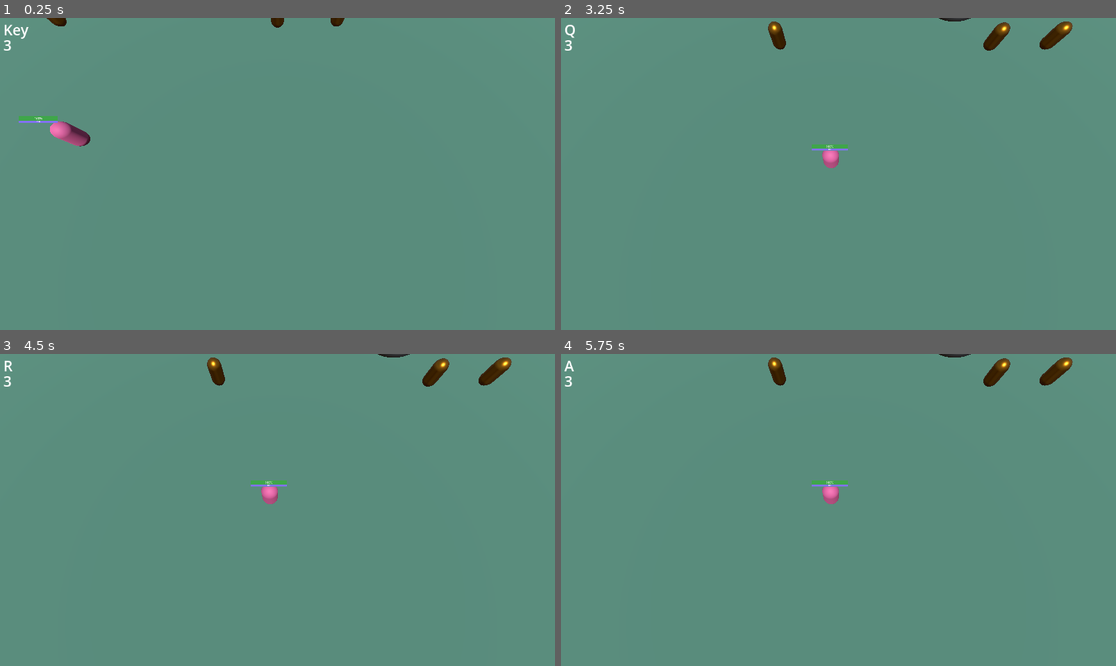
Above: before the commit, frames 1-4 (two rows, left to right).
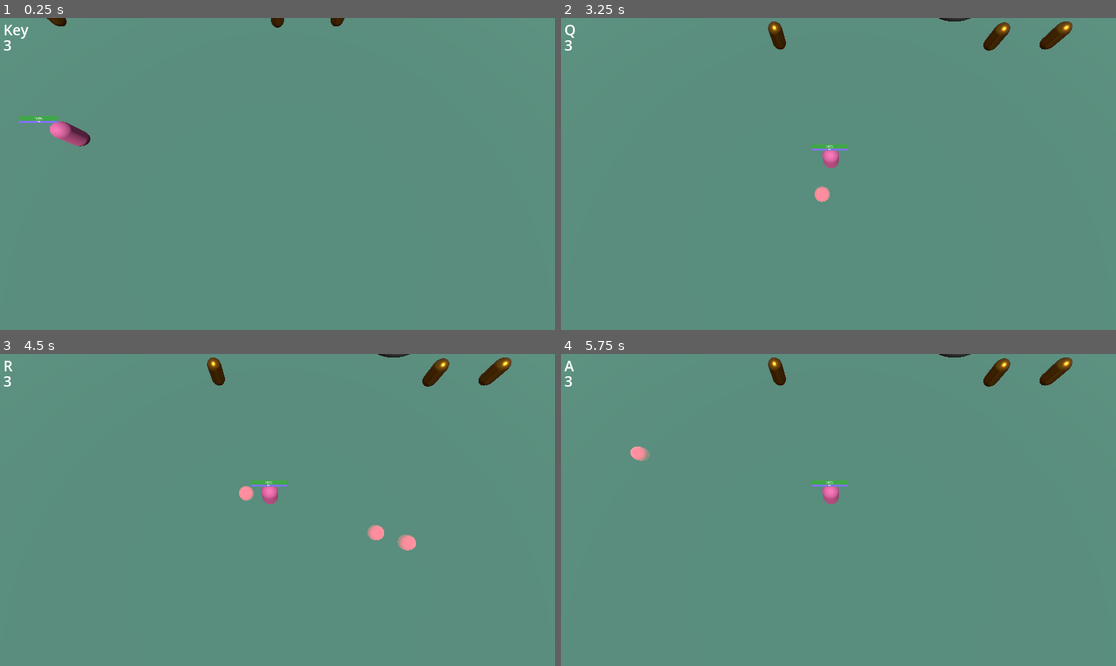
Above: after the commit, the same moments.

Repository: CoininDev/LigmadasLendas
Game: Godot game, scene res://cenas/cena_de_teste.tscn
Two runs of this game, one before a commit and one after it. Both use one fixed random seed, a clock stepped at 60 frames per second and the inputs below.
Inputs (mouse positions are in pixels of both pictures, inside the frame that each line leads up to):
- Up to frame 1 (0.25 s): no input
- Up to frame 2 (3.25 s): tap Enter at 0.5, 2 s; move the mouse to (960, 158) at 0.52 s; hold Right (ui_right) 0.53-1.28 s; tap D (d) at 0.6 s; tap E (e) at 0.8, 1.35 s; tap Space (space) at 1.25, 2.75 s; move the mouse to (727, 189) at 1.27 s; hold Down (ui_down) 1.28-2.03 s; tap F (f) at 1.55, 2.1 s; move the mouse to (894, 105) at 2.02 s; hold Right (ui_right) 2.03-2.78 s; click (894, 105) at 2.3 s; move the mouse to (810, 236) at 2.77 s; hold Up (ui_up) from 2.78 s (still down); click (810, 236) at 2.85 s; tap Q (q) at 3.05 s
- Up to frame 3 (4.5 s): move the mouse to (444, 556) at 3.52 s; release Up (ui_up) at 3.53 s; hold Left (ui_left) from 3.53 s (still down); tap Q (q) at 3.6 s; tap R (r) at 3.8, 4.35 s; move the mouse to (111, 463) at 4.27 s
- Up to frame 4 (5.75 s): tap W (w) at 4.55, 5.1 s; move the mouse to (866, 510) at 5.02 s; release Left (ui_left) at 5.03 s; hold Down (ui_down) from 5.03 s (still down); tap A (a, bound only after the commit) at 5.3 s

The runs differ from the first frame. In frame 2, 0.1% of the frame differs, in the area x 45-49%, y 53-60%; in frame 3, 0.4%, in the area x 43-75%, y 42-64%; in frame 4, 0.1%.

Commit message:
habilidades prontas

Diff:
--- a/cenas/cena_de_teste.tscn
+++ b/cenas/cena_de_teste.tscn
@@ -75,7 +75,6 @@
 
 [node name="SacoDePancada" parent="." instance=ExtResource("3_73l0t")]
 transform = Transform3D(1, 0, 0, 0, 1, 0, 0, 0, 1, 0, 1, 12.548)
-constant_linear_velocity = Vector3(0.1, 0, 0)
 
 [node name="HealthComponent" parent="SacoDePancada" index="2"]
 MAX_HEALTH = 300.0
--- /dev/null
+++ b/comps/scenes/effects_component.tscn
@@ -0,0 +1,23 @@
+[gd_scene load_steps=2 format=3 uid="uid://cx88lgs15cpdr"]
+
+[ext_resource type="Script" path="res://comps/scripts/EffectsComponent.gd" id="1_382xm"]
+
+[node name="EffectsComponent" type="Node3D"]
+script = ExtResource("1_382xm")
+
+[node name="StunTimer" type="Timer" parent="."]
+one_shot = true
+
+[node name="RootTimer" type="Timer" parent="."]
+one_shot = true
+
+[node name="SilenceTimer" type="Timer" parent="."]
+one_shot = true
+
+[node name="FearTimer" type="Timer" parent="."]
+one_shot = true
+
+[connection signal="timeout" from="StunTimer" to="." method="_on_stun_timer_timeout"]
+[connection signal="timeout" from="RootTimer" to="." method="_on_root_timer_timeout"]
+[connection signal="timeout" from="SilenceTimer" to="." method="_on_silence_timer_timeout"]
+[connection signal="timeout" from="FearTimer" to="." method="_on_fear_timer_timeout"]
--- a/comps/scripts/BAttackComponent.gd
+++ b/comps/scripts/BAttackComponent.gd
@@ -2,11 +2,11 @@
 class_name BAttackComponent
 @export var atk_damage: float
 @export var atk_cooldown: float
-@export var action = "mleft"
 @export var range: float
 @export var nav_comp: NavigationComponent
 var cancelling_actions = ["mright"]
 var target: Node3D
+var blocked:bool = false
 @onready var range_show = $range_show
 @onready var timer = $Timer
 
@@ -59,3 +59,7 @@
 
 func cancel():
 	target = null
+
+func select_target(x:Node3D):
+	if !blocked:
+		target = x
--- a/comps/scripts/ControllerComponent.gd
+++ b/comps/scripts/ControllerComponent.gd
@@ -20,23 +20,19 @@
 		hero.e_preview()
 	if Input.is_action_just_pressed("r"):
 		hero.r_preview()
-	if Input.is_action_just_pressed("d"):
-		hero.d_preview()
-	if Input.is_action_just_pressed("f"):
-		hero.f_preview()
+	if Input.is_action_just_pressed("a"):
+		hero.a_preview()
 
 	if Input.is_action_just_released("q"):
 		hero.q_cast()
 	if Input.is_action_just_released("w"):
 		hero.w_cast()
 	if Input.is_action_just_released("e"):
-		hero.w_cast()
+		hero.e_cast()
 	if Input.is_action_just_released("r"):
-		hero.w_cast()
-	if Input.is_action_just_released("d"):
-		hero.w_cast()
-	if Input.is_action_just_released("f"):
-		hero.w_cast()
+		hero.r_cast()
+	if Input.is_action_just_released("a"):
+		hero.a_cast()
 
 func walk():
 	if Input.is_action_pressed(walk_action):
@@ -69,4 +65,4 @@
 		var result = space.intersect_ray(rayquery)
 		if !result.is_empty() && get_parent() != result.collider:
 			if result.collider.is_in_group("hitbox_owner"):
-				battack.target = result.collider
+				battack.select_target(result.collider)
--- a/comps/scripts/DamageMgrComponent.gd
+++ b/comps/scripts/DamageMgrComponent.gd
@@ -2,7 +2,7 @@
 class_name DamageMgrComponent
 
 @export var health_component: HealthComponent
-#@export var effects_component: EffectsComponent
+@export var effects_component: EffectsComponent
 
 # Called when the node enters the scene tree for the first time.
 func _ready():
@@ -16,3 +16,5 @@
 func damage(atk: Attack):
 	if health_component:
 		health_component.damage(atk)
+	if effects_component:
+		effects_component.apply(atk)
--- /dev/null
+++ b/comps/scripts/EffectsComponent.gd
@@ -0,0 +1,48 @@
+extends Node3D
+class_name EffectsComponent
+
+#atordoo, silencio:BAttack;Hero, raiz:Nav, dano continuo:Health, reduç. sanidade:Sanity
+@export var battack_comp:BAttackComponent
+@export var nav_comp:NavigationComponent
+@export var health_comp:HealthComponent
+@export var sanity_comp:SanityComponent
+
+@onready var stun_timer = $StunTimer
+@onready var root_timer = $RootTimer
+@onready var silence_timer = $SilenceTimer
+@onready var fear_timer = $FearTimer
+
+func apply(atk:Attack):
+	if atk.stun_time > 0:
+		stun_timer.start(atk.stun_time)
+		nav_comp.blocked = true
+		battack_comp.cancel()
+		battack_comp.blocked = true
+
+	if atk.root_time > 0:
+		root_timer.start(atk.root_time)
+		nav_comp.blocked = true
+
+	if atk.silence_time > 0:
+		silence_timer.start(atk.silence_time)
+		battack_comp.cancel()
+		battack_comp.blocked = true
+
+	if atk.fear_time > 0:
+		fear_timer.start(atk.fear_time)
+		nav_comp.select_destiny(atk.caster.position, nav_comp.desired_distance)
+		#print("cu")
+
+
+func _on_stun_timer_timeout():
+	nav_comp.blocked = false
+	battack_comp.blocked = false
+
+func _on_root_timer_timeout():
+	nav_comp.blocked = false
+
+func _on_silence_timer_timeout():
+	battack_comp.blocked = false
+
+func _on_fear_timer_timeout():
+	nav_comp.ditch_destiny()
--- a/comps/scripts/NavigationComponent.gd
+++ b/comps/scripts/NavigationComponent.gd
@@ -4,8 +4,10 @@
 @export var speed = 500
 @export var action = "mright"
 @export var desired_distance:float = 1
+var blocked:bool = false
 
 func _process(delta):
+	#print(target_position)
 	if is_navigation_finished():
 		return
 	move(delta)
@@ -14,10 +16,14 @@
 	path_desired_distance = desired_distance
 	target_position = position
 
+func ditch_destiny():
+	target_position = get_parent().position
+
 func move(delta):
-	var current_pos = Vector3(get_parent().global_position.x, 1, get_parent().global_position.z)
-	var next_path_pos = Vector3(get_next_path_position().x, 1, get_next_path_position().z)
-	get_parent().velocity = current_pos.direction_to(next_path_pos) * speed * delta
-	get_parent().move_and_slide()
+	if not blocked:
+		var current_pos = Vector3(get_parent().global_position.x, 1, get_parent().global_position.z)
+		var next_path_pos = Vector3(get_next_path_position().x, 1, get_next_path_position().z)
+		get_parent().velocity = current_pos.direction_to(next_path_pos) * speed * delta
+		get_parent().move_and_slide()
 
-	get_parent().look_at(next_path_pos, Vector3.UP)#olhar para a direção certa
+		get_parent().look_at(next_path_pos, Vector3.UP)#olhar para a direção certa
--- a/comps/scripts/SanityComponent.gd
+++ b/comps/scripts/SanityComponent.gd
@@ -11,4 +11,4 @@
 
 func _on_timer_timeout():
 	var heal = sanity/100 * 0.05
-	health_comp.heal(health_comp.health*heal)
+	health_comp.heal(health_comp.MAX_HEALTH*heal)
--- a/heroes/hero_1.tscn
+++ b/heroes/hero_1.tscn
@@ -17,9 +17,13 @@
 
 [sub_resource type="CylinderShape3D" id="CylinderShape3D_ey8t6"]
 
-[node name="Hero1" type="CharacterBody3D" node_paths=PackedStringArray("dmgr")]
+[node name="Hero1" type="CharacterBody3D" node_paths=PackedStringArray("dmgr", "q_p", "w_p", "e_p", "r_p")]
 script = ExtResource("1_ofmxg")
 dmgr = NodePath("DamageMgrComponent")
+q_p = NodePath("AbilityCasters/Q")
+w_p = NodePath("AbilityCasters/W")
+e_p = NodePath("AbilityCasters/E")
+r_p = NodePath("AbilityCasters/R")
 
 [node name="CameraPointComponent" parent="." instance=ExtResource("7_rnlar")]
 transform = Transform3D(1, 0, 0, 0, 1, 0, 0, 0, 1, 0, 15, 0)
@@ -62,6 +66,12 @@
 health_comp = NodePath("../HealthComponent")
 
 [node name="AbilityCasters" type="Node3D" parent="."]
+transform = Transform3D(1, 0, 0, 0, 1, 0, 0, 0, 1, 0, -1, 0)
 
 [node name="Q" parent="AbilityCasters" instance=ExtResource("11_3557q")]
-visible = false
+
+[node name="W" parent="AbilityCasters" instance=ExtResource("11_3557q")]
+
+[node name="E" parent="AbilityCasters" instance=ExtResource("11_3557q")]
+
+[node name="R" parent="AbilityCasters" instance=ExtResource("11_3557q")]
--- a/heroes/saco_de_pancada.tscn
+++ b/heroes/saco_de_pancada.tscn
@@ -6,17 +6,23 @@
 [ext_resource type="PackedScene" uid="uid://dvaipocthe14r" path="res://comps/scenes/damage_mgr_component.tscn" id="3_mautj"]
 [ext_resource type="PackedScene" uid="uid://cwhihpdu5pw3h" path="res://comps/scenes/gui_component.tscn" id="5_vnvt4"]
 [ext_resource type="PackedScene" uid="uid://bfx1wxpmwujue" path="res://comps/scenes/sanity_component.tscn" id="6_0472j"]
+[ext_resource type="PackedScene" uid="uid://bid6uhyybfx4x" path="res://comps/scenes/navigation_component.tscn" id="7_r5h44"]
+[ext_resource type="PackedScene" uid="uid://cx88lgs15cpdr" path="res://comps/scenes/effects_component.tscn" id="8_xgmrb"]
+[ext_resource type="PackedScene" uid="uid://ek5hq7khlfdc" path="res://comps/scenes/battack_component.tscn" id="9_lc4gq"]
+[ext_resource type="PackedScene" uid="uid://bb82m0a0q1pso" path="res://objs/targets/preview/direction_preview.tscn" id="10_f0st5"]
 
 [sub_resource type="CylinderShape3D" id="CylinderShape3D_vra3a"]
 
 [sub_resource type="CapsuleMesh" id="CapsuleMesh_vhjqo"]
 material = ExtResource("1_14yie")
 
-[sub_resource type="CylinderShape3D" id="CylinderShape3D_71wfx"]
-
-[node name="SacoDePancada" type="StaticBody3D" node_paths=PackedStringArray("dmgr")]
+[node name="SacoDePancada" type="CharacterBody3D" node_paths=PackedStringArray("dmgr", "q_p", "w_p", "e_p", "r_p")]
 script = ExtResource("1_1r62l")
-dmgr = NodePath("HitboxComponent")
+dmgr = NodePath("DamageMgrComponent")
+q_p = NodePath("AbilityPointers/Q")
+w_p = NodePath("AbilityPointers/W")
+e_p = NodePath("AbilityPointers/E")
+r_p = NodePath("AbilityPointers/R")
 
 [node name="CollisionShape3D" type="CollisionShape3D" parent="."]
 shape = SubResource("CylinderShape3D_vra3a")
@@ -26,11 +32,9 @@
 
 [node name="HealthComponent" parent="." instance=ExtResource("2_w8m13")]
 
-[node name="HitboxComponent" parent="." node_paths=PackedStringArray("health_component") instance=ExtResource("3_mautj")]
+[node name="DamageMgrComponent" parent="." node_paths=PackedStringArray("health_component", "effects_component") instance=ExtResource("3_mautj")]
 health_component = NodePath("../HealthComponent")
-
-[node name="CollisionShape3D" type="CollisionShape3D" parent="HitboxComponent"]
-shape = SubResource("CylinderShape3D_71wfx")
+effects_component = NodePath("../EffectsComponent")
 
 [node name="GUIComponent" parent="." node_paths=PackedStringArray("health_comp", "sanity_comp") instance=ExtResource("5_vnvt4")]
 transform = Transform3D(1, 0, 0, 0, 1, 0, 0, 0, 1, 0, 1.72623, 0)
@@ -41,3 +45,24 @@
 [node name="SanityComponent" parent="." node_paths=PackedStringArray("health_comp") instance=ExtResource("6_0472j")]
 MAX_SANITY = 50.0
 health_comp = NodePath("../HealthComponent")
+
+[node name="NavigationComponent" parent="." instance=ExtResource("7_r5h44")]
+
+[node name="EffectsComponent" parent="." node_paths=PackedStringArray("battack_comp", "nav_comp", "health_comp", "sanity_comp") instance=ExtResource("8_xgmrb")]
+battack_comp = NodePath("../BAttackComponent")
+nav_comp = NodePath("../NavigationComponent")
+health_comp = NodePath("../HealthComponent")
+sanity_comp = NodePath("../SanityComponent")
+
+[node name="BAttackComponent" parent="." instance=ExtResource("9_lc4gq")]
+atk_cooldown = 0.5
+
+[node name="AbilityPointers" type="Node3D" parent="."]
+
+[node name="Q" parent="AbilityPointers" instance=ExtResource("10_f0st5")]
+
+[node name="W" parent="AbilityPointers" instance=ExtResource("10_f0st5")]
+
+[node name="E" parent="AbilityPointers" instance=ExtResource("10_f0st5")]
+
+[node name="R" parent="AbilityPointers" instance=ExtResource("10_f0st5")]
--- /dev/null
+++ b/objs/targets/cast/Projectile.gd
@@ -0,0 +1,47 @@
+extends Node3D
+
+@export var caster:Node3D
+@export var atk:Attack
+@export var apply_to:Array = ["hitbox_owner"]
+@export var radius:float = 0.5
+@export var distance:float = 2
+@export var graphics:Mesh
+@export var speed:float
+@export var unique_victim:bool = false
+
+var running = false
+@onready var end = $end
+@onready var bullet = $bullet
+
+func _ready():
+	print(distance)
+	$bullet/CollisionShape3D.shape.radius = radius
+	$end.position.z = -distance
+	start()
+func _process(delta):
+	if running:
+		run(delta)
+	if bullet.has_overlapping_areas():
+		print(bullet.get_overlapping_areas())
+
+func start():
+	running = true
+	if graphics:
+		$bullet/MeshInstance3D.mesh = graphics
+
+func run(delta):
+	$bullet.translate(Vector3(0,0,-1) * speed * delta)
+	position.y = 0
+
+
+
+func _on_bullet_body_entered(body):
+	if body != atk.caster:
+		for group in apply_to:
+			if body.is_in_group(group):
+				body.damage(atk)
+
+
+func _on_bullet_area_entered(area):
+	if area == end:
+		queue_free()
--- /dev/null
+++ b/objs/targets/cast/projectile.tscn
@@ -0,0 +1,36 @@
+[gd_scene load_steps=7 format=3 uid="uid://1jcmuymd6mth"]
+
+[ext_resource type="Script" path="res://objs/targets/cast/Projectile.gd" id="1_34mhc"]
+[ext_resource type="Material" uid="uid://7s52l7ud3a8x" path="res://graphics/casd.tres" id="2_0hdfs"]
+
+[sub_resource type="SphereMesh" id="SphereMesh_e1dgp"]
+material = ExtResource("2_0hdfs")
+
+[sub_resource type="SphereShape3D" id="SphereShape3D_j4lej"]
+
+[sub_resource type="SphereMesh" id="SphereMesh_wwqp4"]
+material = ExtResource("2_0hdfs")
+
+[sub_resource type="BoxShape3D" id="BoxShape3D_0svcd"]
+
+[node name="Projectile" type="Node3D"]
+script = ExtResource("1_34mhc")
+graphics = SubResource("SphereMesh_e1dgp")
+
+[node name="bullet" type="Area3D" parent="."]
+transform = Transform3D(1, 0, 0, 0, 1, 0, 0, 0, 1, 0, 0, -1.02859)
+
+[node name="CollisionShape3D" type="CollisionShape3D" parent="bullet"]
+shape = SubResource("SphereShape3D_j4lej")
+
+[node name="MeshInstance3D" type="MeshInstance3D" parent="bullet"]
+mesh = SubResource("SphereMesh_wwqp4")
+
+[node name="end" type="Area3D" parent="."]
+transform = Transform3D(1, 0, 0, 0, 1, 0, 0, 0, 1, 0, 0, -8.43812)
+
+[node name="CollisionShape3D" type="CollisionShape3D" parent="end"]
+shape = SubResource("BoxShape3D_0svcd")
+
+[connection signal="area_entered" from="bullet" to="." method="_on_bullet_area_entered"]
+[connection signal="body_entered" from="bullet" to="." method="_on_bullet_body_entered"]
--- a/objs/targets/preview/DirectionPreview.gd
+++ b/objs/targets/preview/DirectionPreview.gd
@@ -1,5 +1,7 @@
 extends Node3D
 class_name DirectionPreview
+
+@export var mesh_instance:MeshInstance3D
 
 func _process(delta):
 	var camera = get_tree().get_nodes_in_group("camera")[0]
--- a/objs/targets/preview/direction_preview.tscn
+++ b/objs/targets/preview/direction_preview.tscn
@@ -1,11 +1,20 @@
-[gd_scene load_steps=3 format=3 uid="uid://bb82m0a0q1pso"]
+[gd_scene load_steps=5 format=3 uid="uid://bb82m0a0q1pso"]
 
 [ext_resource type="Script" path="res://objs/targets/preview/DirectionPreview.gd" id="1_shm6c"]
 [ext_resource type="Texture2D" uid="uid://boia5wfdh8g3d" path="res://graphics/iconmonstr-arrow-up-thin.svg" id="2_gau3e"]
 
-[node name="DirectionPreview" type="Node3D"]
+[sub_resource type="StandardMaterial3D" id="StandardMaterial3D_o3isd"]
+transparency = 1
+albedo_texture = ExtResource("2_gau3e")
+
+[sub_resource type="PlaneMesh" id="PlaneMesh_gw8oa"]
+material = SubResource("StandardMaterial3D_o3isd")
+size = Vector2(1, 1)
+
+[node name="DirectionPreview" type="Node3D" node_paths=PackedStringArray("mesh_instance")]
+visible = false
 script = ExtResource("1_shm6c")
+mesh_instance = NodePath("MeshInstance3D")
 
-[node name="Sprite3D" type="Sprite3D" parent="."]
-transform = Transform3D(-14, 2.11394e-06, -9.24033e-14, 0, -6.11959e-07, -14, -2.11394e-06, -14, 6.11959e-07, 0, 0, -2.67349)
-texture = ExtResource("2_gau3e")
+[node name="MeshInstance3D" type="MeshInstance3D" parent="."]
+mesh = SubResource("PlaneMesh_gw8oa")
--- a/project.godot
+++ b/project.godot
@@ -91,10 +91,14 @@
 "events": [Object(InputEventKey,"resource_local_to_scene":false,"resource_name":"","device":-1,"window_id":0,"alt_pressed":false,"shift_pressed":false,"ctrl_pressed":false,"meta_pressed":false,"pressed":false,"keycode":0,"physical_keycode":70,"key_label":0,"unicode":102,"echo":false,"script":null)
 ]
 }
+a={
+"deadzone": 0.5,
+"events": [Object(InputEventKey,"resource_local_to_scene":false,"resource_name":"","device":-1,"window_id":0,"alt_pressed":false,"shift_pressed":false,"ctrl_pressed":false,"meta_pressed":false,"pressed":false,"keycode":0,"physical_keycode":65,"key_label":0,"unicode":97,"echo":false,"script":null)
+]
+}
 
 [rendering]
 
 textures/vram_compression/import_etc2_astc=true
 anti_aliasing/quality/msaa_2d=2
 anti_aliasing/quality/msaa_3d=2
-viewport/hdr_2d=true
--- a/scripts/Attack.gd
+++ b/scripts/Attack.gd
@@ -5,8 +5,9 @@
 var magic_damage:float=0
 var heal:float=0
 var root_time:float=0
+var stun_time:float=0
 var fear_time:float=0
 var silence_time:float=0
 var is_continuous:bool=0
-var continuous_damage_time:float=0
+var continuous_damage_times:float=0
 var caster:Node
--- a/scripts/HeroBase.gd
+++ b/scripts/HeroBase.gd
@@ -1,26 +1,30 @@
 extends Node3D
 class_name HeroBase
 @export var dmgr: DamageMgrComponent
-
+@export var q_p: Node3D
+@export var w_p: Node3D
+@export var e_p: Node3D
+@export var r_p: Node3D
 
 var q = Ability.new()
 var w = Ability.new()
 var e = Ability.new()
 var r = Ability.new()
 
-@onready var q_p =  $AbilityCasters/Q
+
 
 func damage(atk: Attack):
 	dmgr.damage(atk)
 
 func _ready():
 	pass
+
 func _process(delta):
-	#q.target_direction = q_p.rotation
-	print(q_p)
-	pass
+	q.target_direction = q_p.position
 
 func q_preview():
+	q_p.mesh_instance.position.z = -15/2
+	q_p.mesh_instance.scale.z = 15
 	q_p.visible = true
 
 func w_preview():
@@ -30,19 +34,30 @@
 	pass
 
 func r_preview():
-	pass
+	r_p.mesh_instance.position.z = -30/2
+	r_p.mesh_instance.scale.z = 30
+	r_p.visible = true
 
-func d_preview():
-	pass
 
-func f_preview():
+func a_preview():
 	pass
 
 
 
 func q_cast():
+	var atk = Attack.new()
+	atk.magic_damage = 30
+	var target = load("res://objs/targets/cast/projectile.tscn")
+	var target_i = target.instantiate()
+	target_i.global_rotation = q_p.global_rotation
+	atk.caster = self
+	target_i.atk = atk
+	target_i.radius = 0.5
+	target_i.distance = 15
+	target_i.speed = 10
 	q_p.visible = false
-
+	get_parent().add_child(target_i)
+	target_i.global_position = global_position
 func w_cast():
 	pass
 
@@ -50,10 +65,21 @@
 	pass
 
 func r_cast():
+	var atk = Attack.new()
+	atk.magic_damage = 30
+	atk.physic_damage = 30
+	atk.fear_time = 1
+	atk.caster = self
+	var target = load("res://objs/targets/cast/projectile.tscn")
+	var ti = target.instantiate()
+	ti.global_rotation = r_p.global_rotation
+	ti.atk = atk
+	ti.radius = 0.5
+	ti.speed = 10
+	ti.distance = 30
+	r_p.visible=false
+	get_parent().add_child(ti)
+	ti.global_position = global_position
+
+func a_cast():
 	pass
-
-func d_cast():
-	pass
-
-func f_cast():
-	pass
Not shown: 1 places in heroes/saco_de_pancada.tscn that only renumber resources
